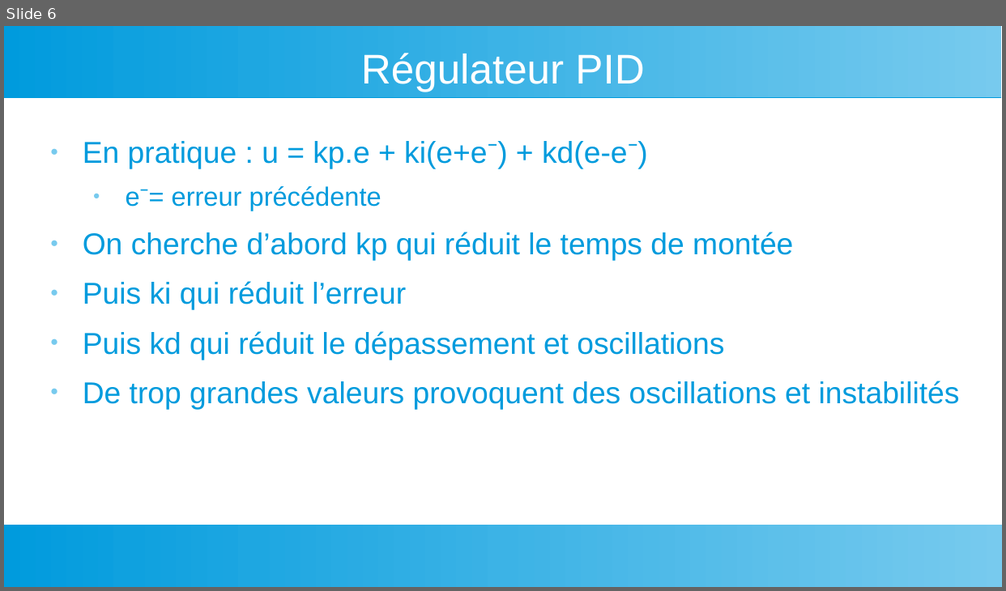
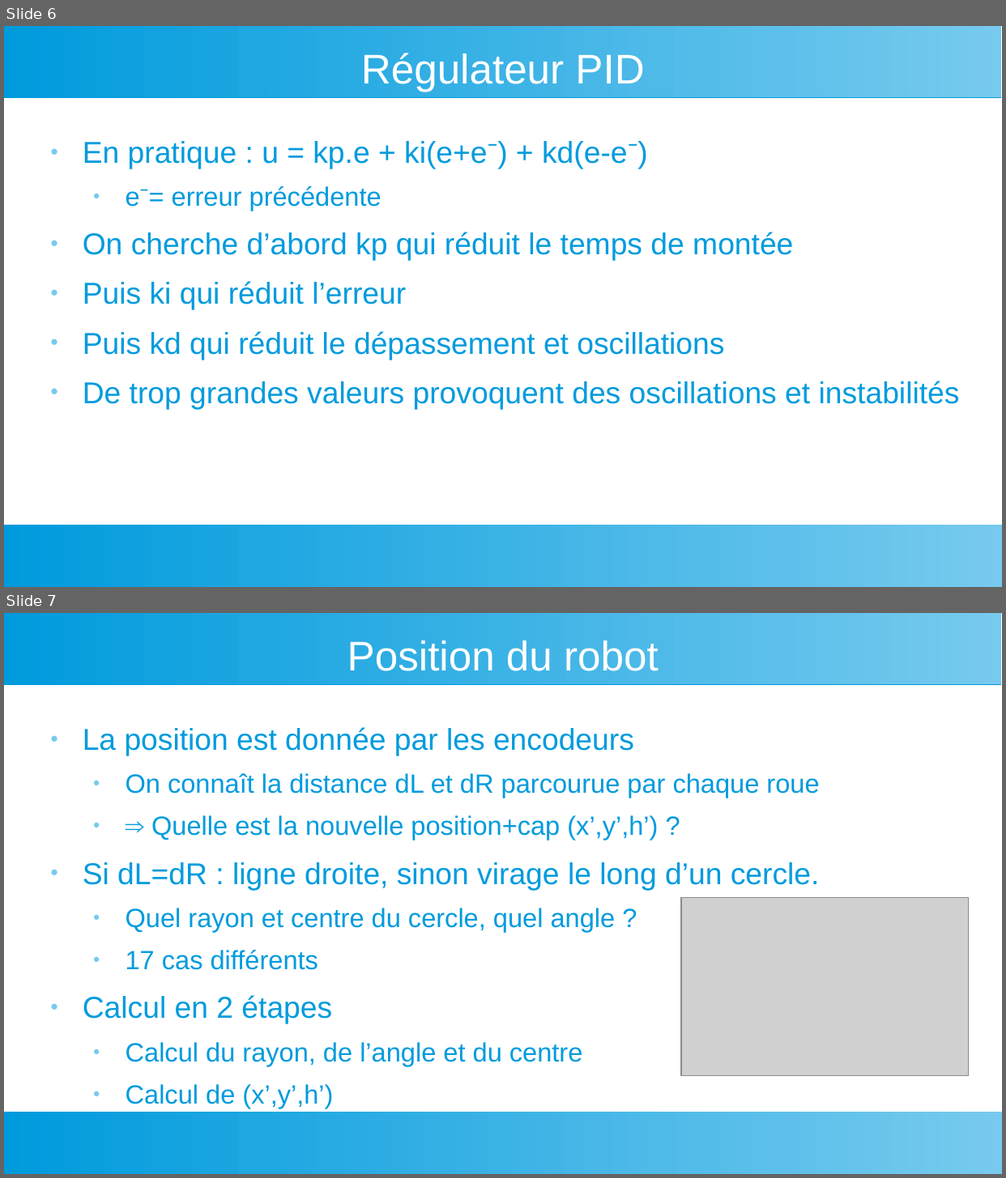
Before and after one commit to LaFabrickMassy/Projet-Fablab, a slide deck: Robotique/Micromouse/Documents/Micromouse -3-Controle.odp. Shown one above the other, each under a label of ours: slide 6 before the commit, slides 6 and 7 after it. The pictures are 1006x591 and 1006x1178 pixels, drawn with LibreOffice and Linux fonts; fonts in the diff are those of the drawing; grey boxes stand for pictures. Boxes give left, top, right and bottom in pixels: in the first picture for what was removed or moved away, otherwise in the second. Text is boxed around its words. In the diff, an @@ line names an element or a change of style, - is before the commit and + after.

```diff
--- a/Robotique/Micromouse/Documents/Micromouse -3-Controle.odp
+++ b/Robotique/Micromouse/Documents/Micromouse -3-Controle.odp
@@ slide 7 added at (4, 613, 1002, 1174), background #FFFFFF; not listed: 2 template elements that a slide beside it also shows @@
@@ title added at (347, 641, 658, 671), 33 pt, text #FFFFFF @@
+Position du robot
@@ text added at (83, 727, 820, 1067), 21 pt, text #009BDD @@
+● La position est donnée par les encodeurs
+  ● On connaît la distance dL et dR parcourue par chaque roue
+  ● ⇒ Quelle est la nouvelle position+cap (x’,y’,h’) ?
+● Si dL=dR : ligne droite, sinon virage le long d’un cercle.
+  ● Quel rayon et centre du cercle, quel angle ?
+  ● 17 cas différents
+● Calcul en 2 étapes
+  ● Calcul du rayon, de l’angle et du centre
+  ● Calcul de (x’,y’,h’)
@@ picture added at (681, 898, 969, 1076) @@
```
Also in this commit, not shown: 2 other slides added.
